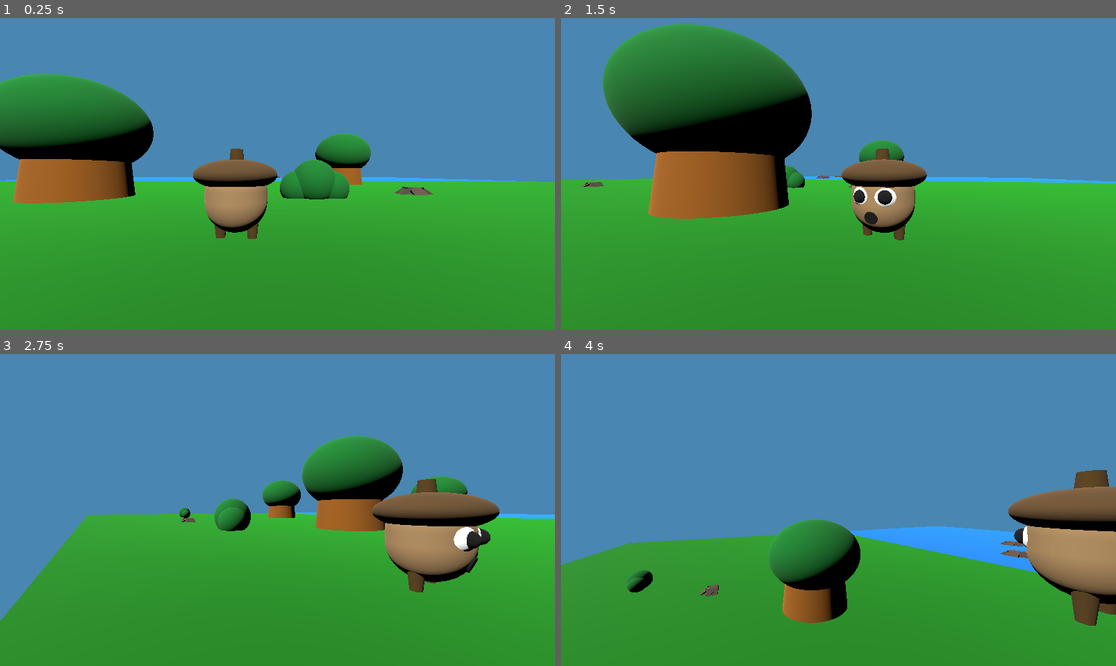
Above: before the commit, frames 1-4 (two rows, left to right).
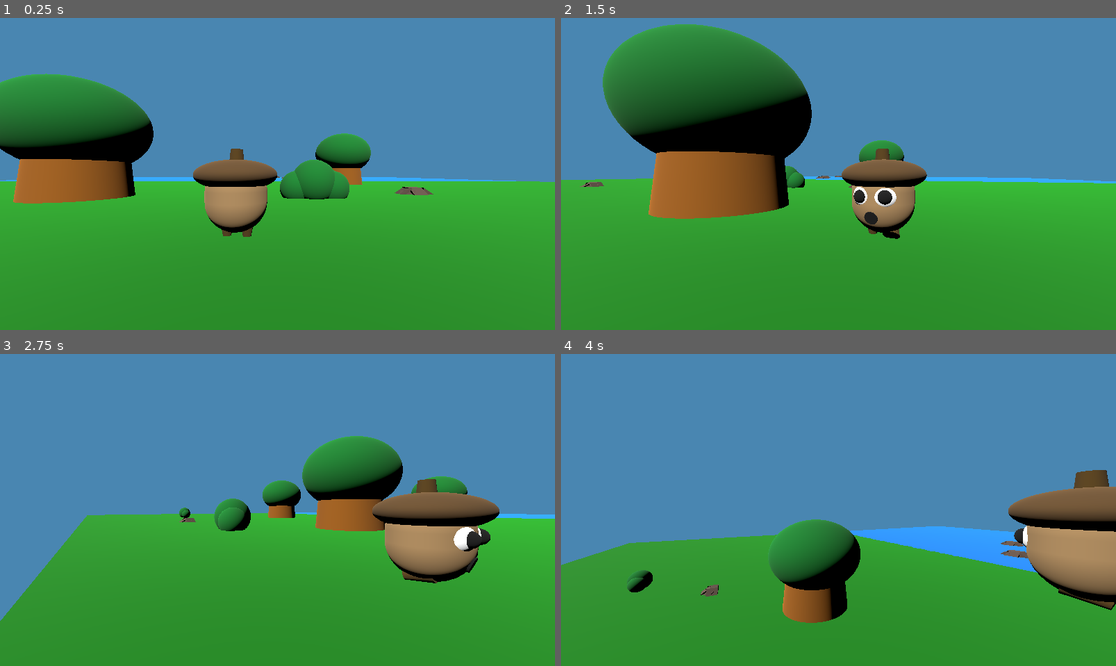
Above: after the commit, the same moments.

Repository: pterosaur-pixel/evil-squirrels-unite
Game: Godot game, scene res://main.tscn
Same seed, same stepped clock (60 frames per second), same inputs: the game is played once before the commit and once after it.
Inputs:
- Up to frame 1 (0.25 s): no input
- Up to frame 2 (1.5 s): tap Enter at 0.5 s; hold Right (ui_right) 0.53-1.28 s; hold X (camera_left) 0.53-1.28 s; tap Space (jump) at 0.77 s; hold Down (ui_down) from 1.28 s (still down); tap Y (camera_right) at 1.35 s
- Up to frame 3 (2.75 s): tap Space (jump) at 1.52 s; release Down (ui_down) at 2.03 s; hold Right (ui_right) from 2.03 s (still down); hold X (camera_left) from 2.03 s (still down)
- Up to frame 4 (4 s): release Right (ui_right) at 2.78 s; release X (camera_left) at 2.78 s; hold Up (ui_up) 2.78-3.53 s; tap Y (camera_right) at 2.85 s; tap Space (jump) at 3.02, 3.77 s; hold Left (ui_left) from 3.53 s (still down); hold X (camera_left) from 3.53 s (still down)

The runs differ from the first frame. In frame 1, 0.1% of the frame differs, in the area x 38-47%, y 65-71%; in frame 2, 0.1%; in frame 3, 0.2%; in frame 4, 0.6%, in the area x 89-100%, y 75-88%.

Commit message:
Gave character moving legs

Diff:
--- a/character.tscn
+++ b/character.tscn
@@ -63,7 +63,7 @@
 [sub_resource type="CylinderMesh" id="CylinderMesh_wa5vi"]
 top_radius = 0.2
 bottom_radius = 0.1
-height = 1.0
+height = 0.5
 
 [sub_resource type="StandardMaterial3D" id="StandardMaterial3D_qi5as"]
 albedo_color = Color(0.278431, 0.192157, 0, 1)
@@ -135,13 +135,13 @@
 mesh = SubResource("SphereMesh_0qfo5")
 surface_material_override/0 = SubResource("StandardMaterial3D_wdpcj")
 
-[node name="MeshInstance3D9" type="MeshInstance3D" parent="."]
-transform = Transform3D(1, 0, 0, 0, 1, 0, 0, 0, 1, 0.391851, 0.847921, 0.0862465)
+[node name="Leg1" type="MeshInstance3D" parent="."]
+transform = Transform3D(1, 0, 0, 0, 1, 0, 0, 0, 1, 0.263804, 0.754146, 0.0862465)
 mesh = SubResource("CylinderMesh_wa5vi")
 surface_material_override/0 = SubResource("StandardMaterial3D_qi5as")
 
-[node name="MeshInstance3D10" type="MeshInstance3D" parent="."]
-transform = Transform3D(1, 0, 0, 0, 1, 0, 0, 0, 1, -0.392091, 0.847921, 0.0253239)
+[node name="Leg2" type="MeshInstance3D" parent="."]
+transform = Transform3D(1, 0, 0, 0, 1, 0, 0, 0, 1, -0.231707, 0.754, 0.0250001)
 mesh = SubResource("CylinderMesh_wa5vi")
 surface_material_override/0 = SubResource("StandardMaterial3D_qi5as")
 
--- a/character_body_3d.gd
+++ b/character_body_3d.gd
@@ -1,5 +1,7 @@
 extends CharacterBody3D
 var speed = 30
+var leg_1_direction = 0.15
+var leg_2_direction = -0.15
 func _physics_process(_delta: float) -> void:
 	if not is_on_floor():
 		velocity.y -= 3
@@ -16,8 +18,26 @@
 			rotation.y = PI
 	if Input.is_action_just_pressed("jump"):
 		velocity.y = 50
+	if velocity.y != 0:
+		$Leg1.rotation.x = -PI/2.5
+		$Leg2.rotation.x = -PI/2.5
+
+	elif direction != 0 or direction_z != 0:
+		print('moving')
+		if $Leg1.rotation.x > PI/2.9 or $Leg1.rotation.x < -PI/2.5:
+			leg_1_direction = -leg_1_direction
+		leg_2_direction = -leg_1_direction
+		#if $Leg2.rotation.x > PI/2.9 or $Leg2.rotation.x < -PI/2.5:
+			#leg_2_direction = -leg_2_direction
+		$Leg1.rotation.x += leg_1_direction
+		$Leg2.rotation.x += leg_2_direction
+	else:
+		$Leg1.rotation.x = 0
+		$Leg2.rotation.x = 0
+
+
+
 	move_and_slide()
-	print(rotation)
 func _on_water_collider_area_entered(area: Area3D) -> void:
 	speed = 15
 
